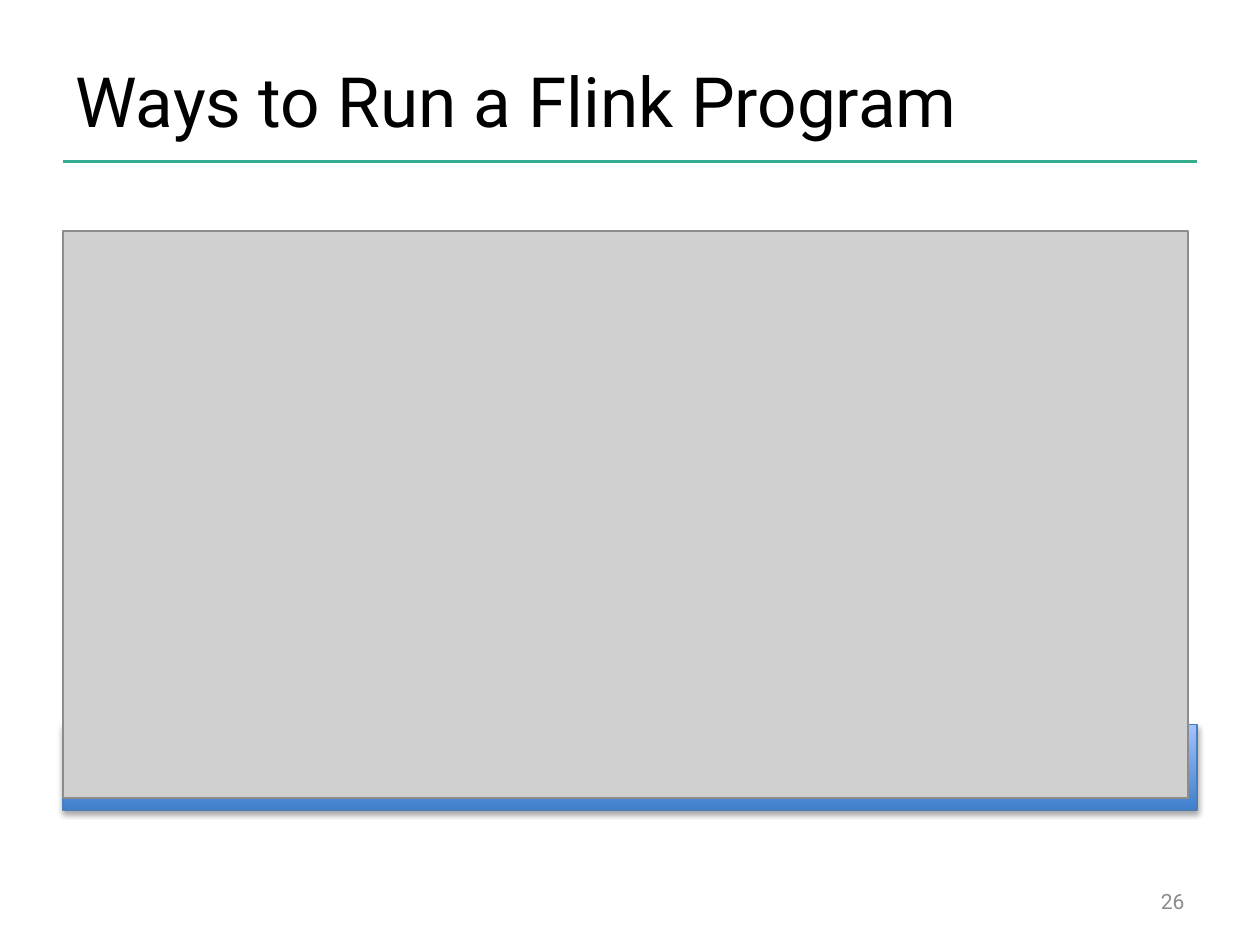
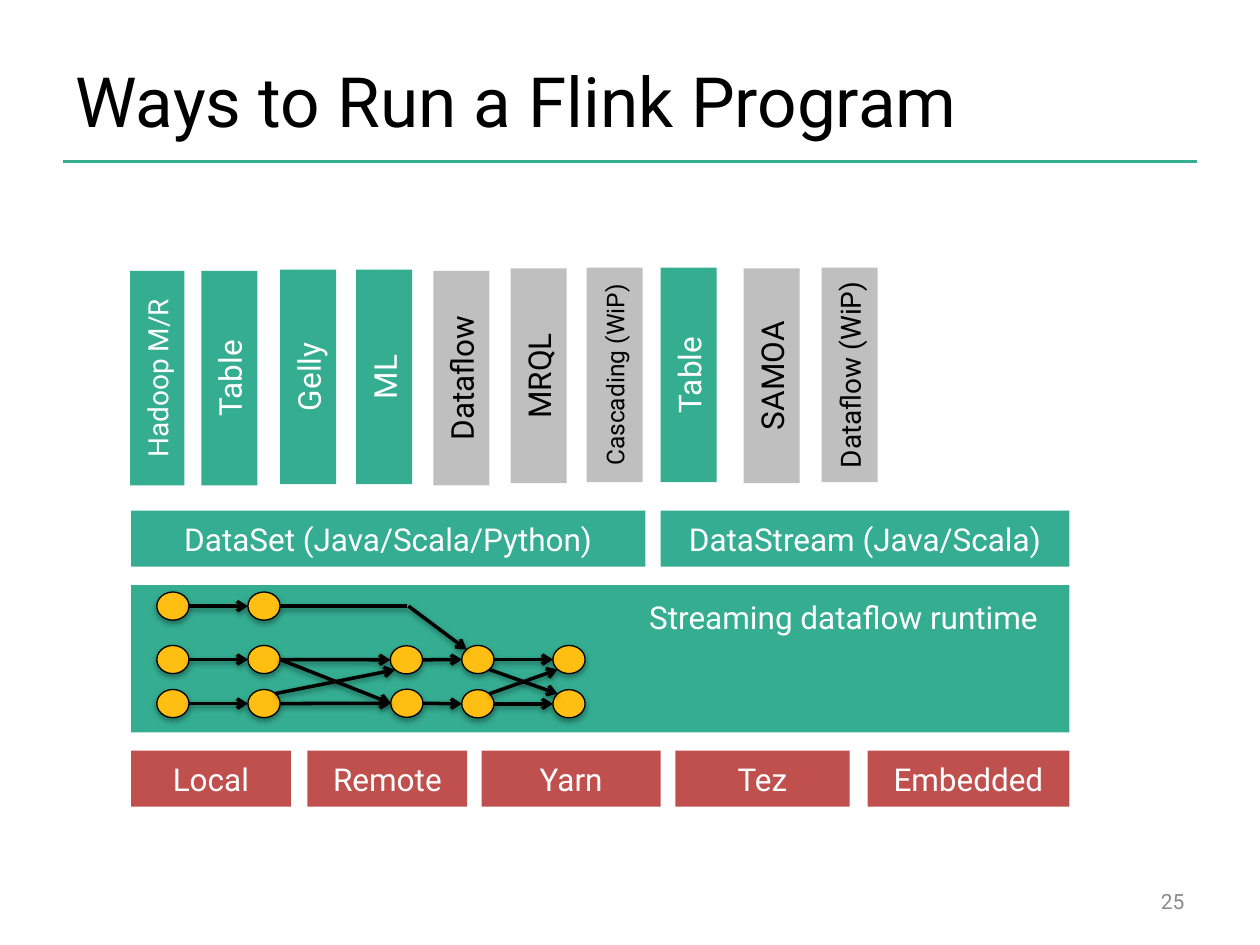
Before and after one commit to dataArtisans/flink-training-web, a slide deck: slide 25 of slides/flink_overview.pptx (slide 26 before the commit). Drawn at 1260x945 pixels with LibreOffice and Linux fonts; fonts in the diff are those of the drawing; grey boxes stand for pictures; background and template pictures are left out. Boxes give left, top, right and bottom in pixels: in the first picture for what was removed or moved away, otherwise in the second. Text is boxed around its words. In the diff, an @@ line names an element or a change of style, - is before the commit and + after.

```diff
--- a/slides/flink_overview.pptx
+++ b/slides/flink_overview.pptx
@@ picture removed at (63,231,1188,798) @@
@@ group added at (130,267,1070,806): 18 rectangles, 14 arrows, 12 ellipses, 1 text, 1 line @@
+Gelly
+Table
+ML
+SAMOA
+DataSet (Java/Scala/Python)
+DataStream (Java/Scala)
+Hadoop M/R
+Local
+Remote
+Yarn
+Tez
+Embedded
+Dataflow
+Dataflow (WiP)
+MRQL
+Table
+Cascading (WiP)
+Streaming dataflow runtime
@@ rectangle removed at (63,724,1197,810) @@
@@ page number at (1161,894,1185,909): text changed @@
-26
+25
```
Also in this commit, not shown: 3 other slides changed, 1 slide added, 2 slides removed, 1 other file.
